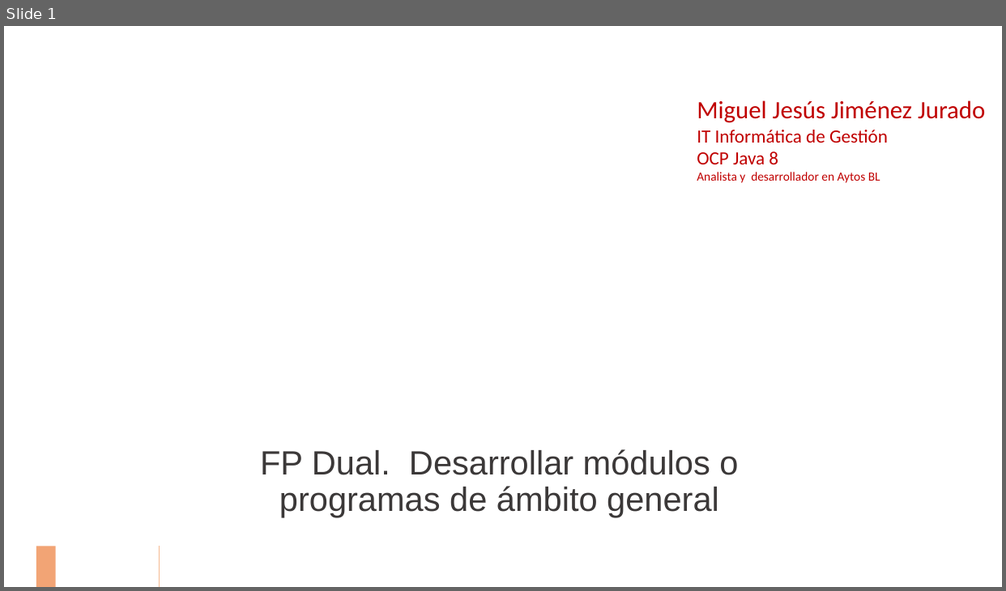
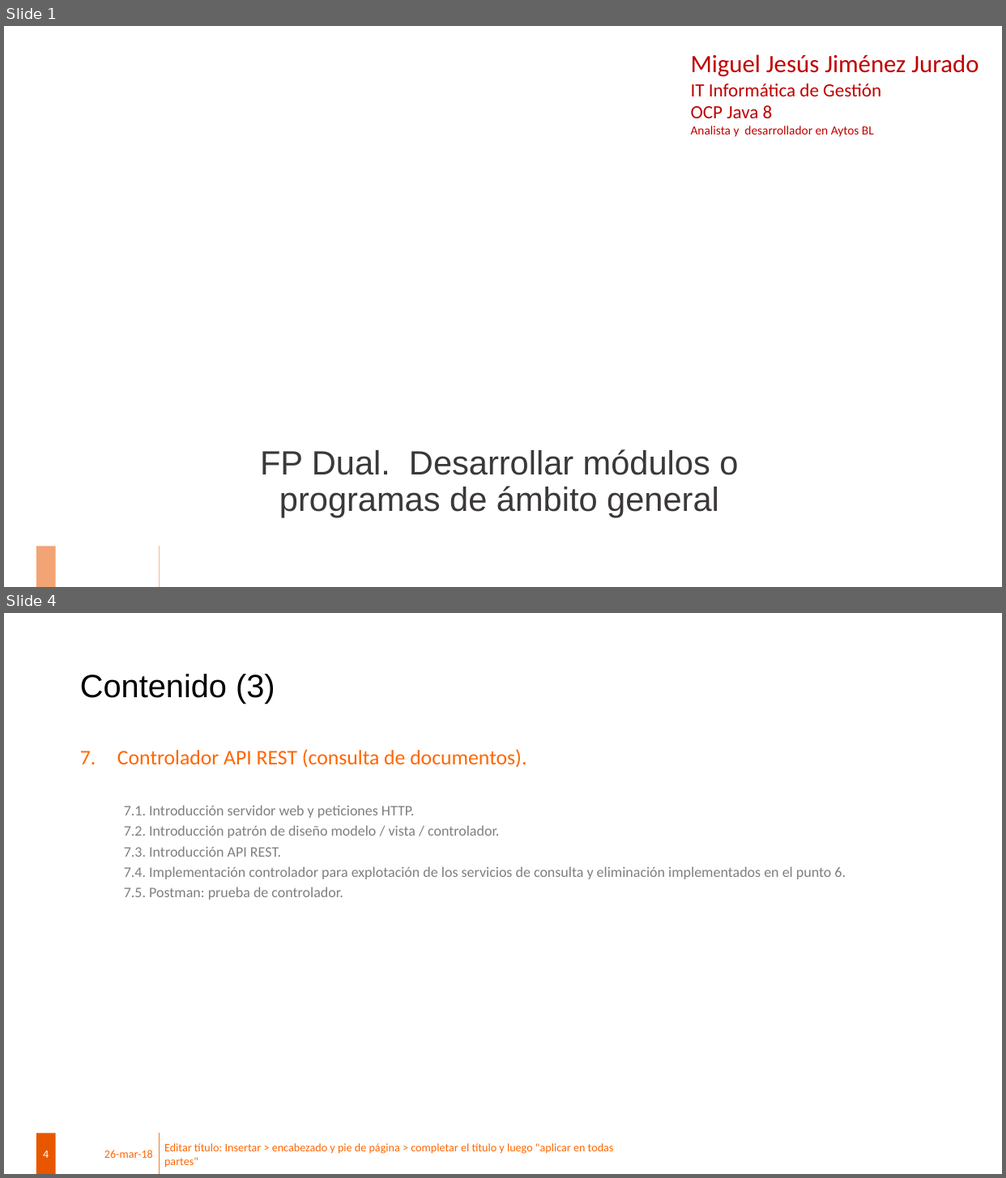
Before and after one commit to mjim79/eadmin, a slide deck: FP Dual - Desarrollar módulos o programas de ámbito general.pptx. Shown one above the other, each under a label of ours: slide 1 before the commit, slides 1 and 4 after it; the slides between them are not shown. The pictures are 1006x591 and 1006x1178 pixels, drawn with LibreOffice and Linux fonts; fonts in the diff are those of the drawing; background and template pictures are left out. Boxes give left, top, right and bottom in pixels: in the first picture for what was removed or moved away, otherwise in the second. Text is boxed around its words. In the diff, an @@ line names an element or a change of style, - is before the commit and + after.

Commit message:
Actualziada ppt y añadido POST al controller para eliminar documentos

```diff
--- a/FP Dual - Desarrollar módulos o programas de ámbito general.pptx
+++ b/FP Dual - Desarrollar módulos o programas de ámbito general.pptx
@@ slide 4 added at (4,613,1002,1174), background #FFFFFF; not listed: 2 template elements that a slide beside it also shows @@
@@ title added at (80,674,275,704), 31 pt, text #000000 @@
+Contenido (3)
@@ text added at (117,749,846,900), 14 pt, text #7F7F7F @@
+7. Controlador API REST (consulta de documentos).
+  7.1. Introducción servidor web y peticiones HTTP.
+  7.2. Introducción patrón de diseño modelo / vista / controlador.
+  7.3. Introducción API REST.
+  7.4. Implementación controlador para explotación de los servicios de consulta y eliminación implementados en el punto 6.
+  7.5. Postman: prueba de controlador.
@@ text added at (164,1144,614,1168), 11 pt, text #FF6600 @@
+Editar título: Insertar > encabezado y pie de página > completar el título y luego "aplicar en todas partes"
@@ page number added at (43,1151,49,1158), 11 pt, text #FFFFFF @@
+4
@@ text added at (104,1150,153,1158), 11 pt, text #FF6600 @@
+26-mar-18
@@ slide 1 changed as well @@
@@ text "Miguel Jesús Jiménez Jurado": place and size @@
-text "Miguel Jesús Jiménez Jurado" at (697,101,985,183)
+text "Miguel Jesús Jiménez Jurado" at (691,54,978,137)
```
Also in this commit, not shown: 1 other slide changed, 1 other slide added, 1 other file.
